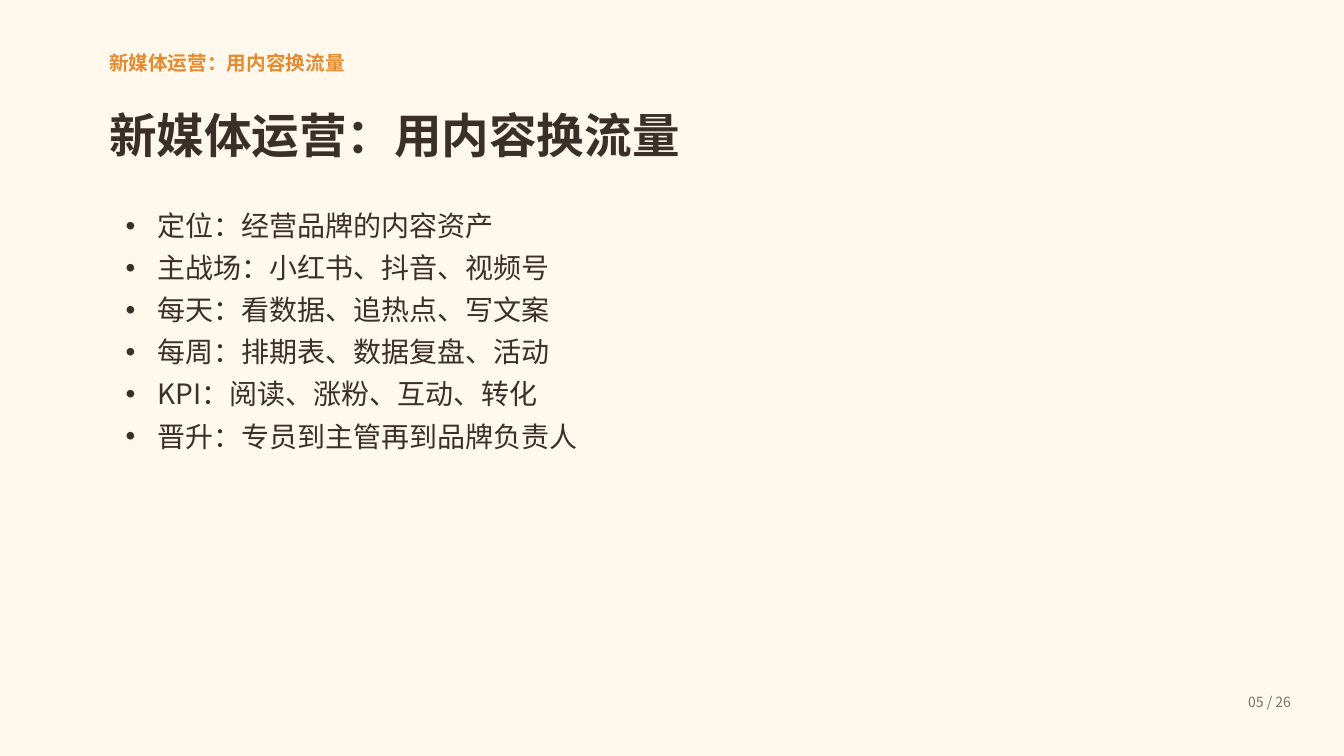
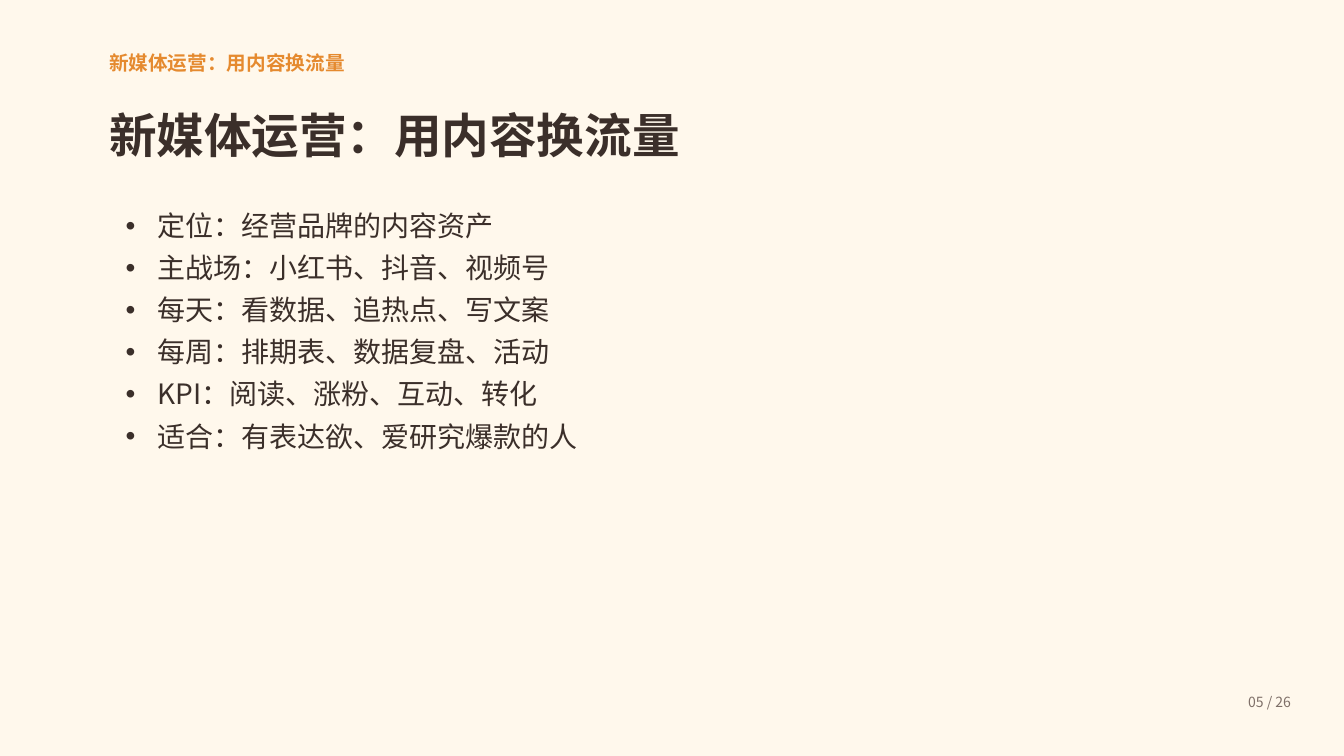
Before and after one commit to Honglixi99/Honglixi99.github.io, a slide deck: slide 5 of static/lulu/ppt/career-guide.pptx. Drawn at 1344x756 pixels with LibreOffice and Linux fonts; fonts in the diff are those of the drawing. Boxes give left, top, right and bottom in pixels: in the first picture for what was removed or moved away, otherwise in the second. Text is boxed around its words. In the diff, an @@ line names an element or a change of style, - is before the commit and + after.

Commit message:
feat: 「写给路路」栏目改版：转行改找工作、删薪资晋升、新增工作经历怎么编、面试手册扩充到 81 题、PPT 同步更新

```diff
--- a/static/lulu/ppt/career-guide.pptx
+++ b/static/lulu/ppt/career-guide.pptx
@@ text at (157,423,578,450): text changed @@
-• 晋升：专员到主管再到品牌负责人
+• 适合：有表达欲、爱研究爆款的人
```
Also in this commit, not shown: 11 other slides changed, 6 other files.
